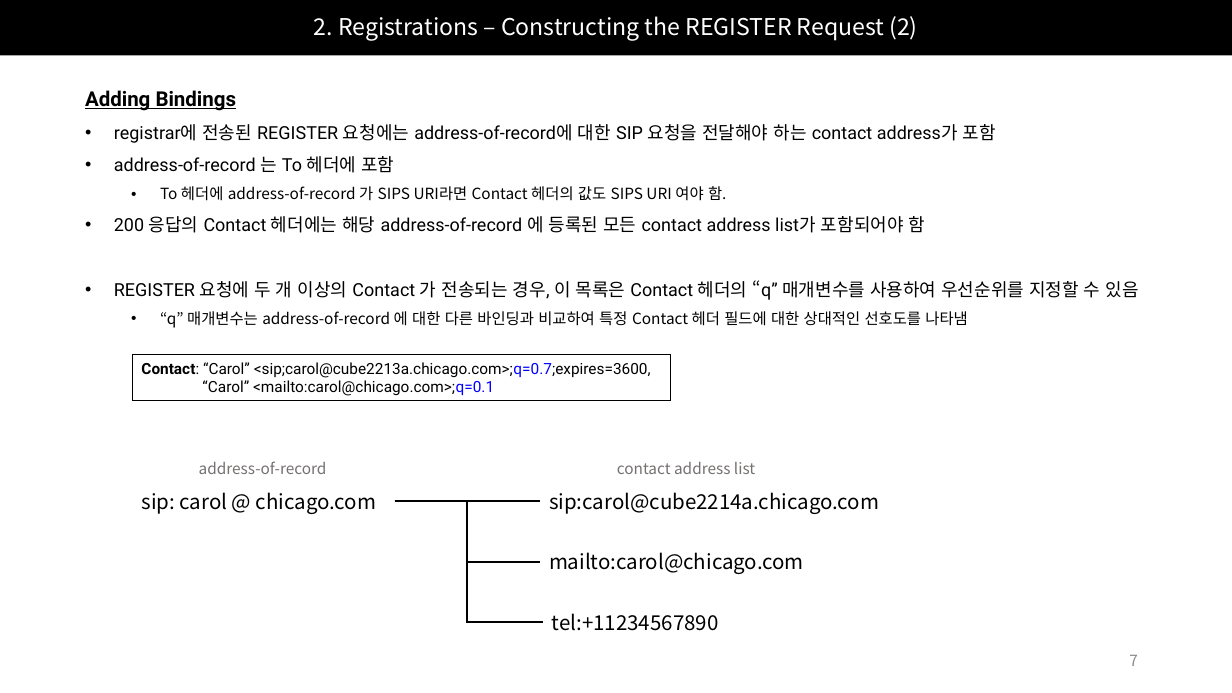
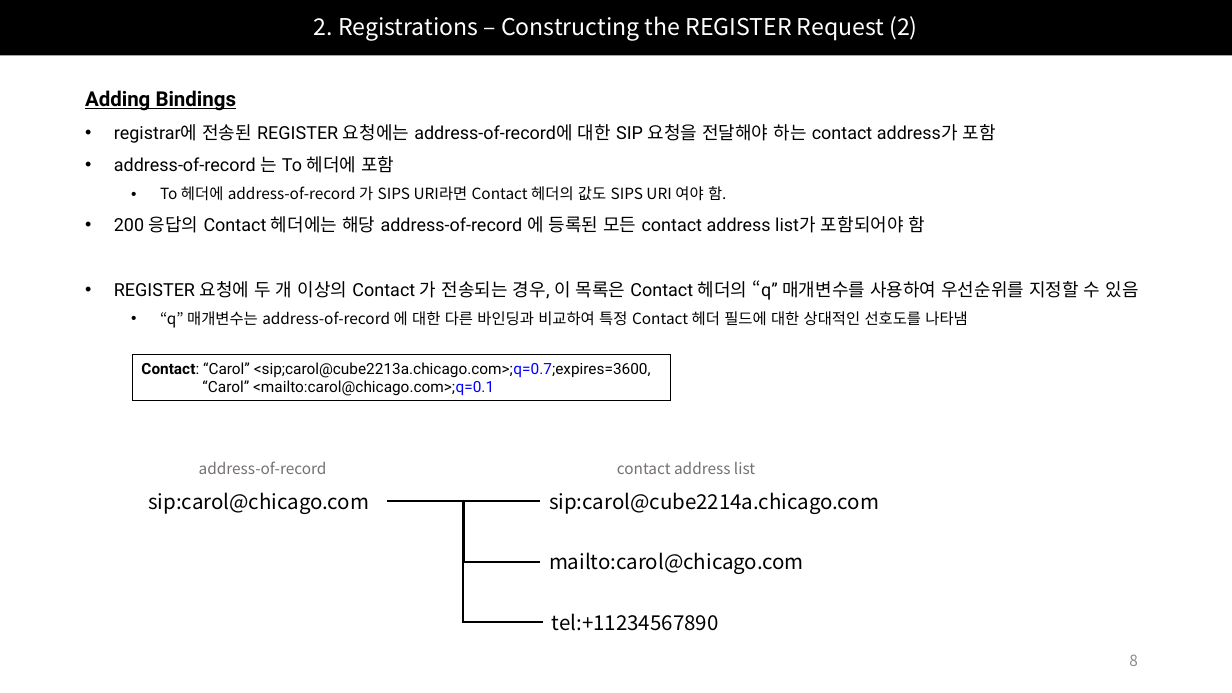
Before and after one commit to Epsilonely/SIP-Survey, a slide deck: slide 8 of 세미나 2차.pptx (slide 7 before the commit). Drawn at 1232x693 pixels with LibreOffice and Linux fonts; fonts in the diff are those of the drawing. Boxes give left, top, right and bottom in pixels: in the first picture for what was removed or moved away, otherwise in the second. Text is boxed around its words. In the diff, an @@ line names an element or a change of style, - is before the commit and + after.

```diff
--- a/세미나 2차.pptx
+++ b/세미나 2차.pptx
@@ text at (x1=148, y1=492, x2=369, y2=514): spaces changed @@
-sip: carol @ chicago.com
+sip:carol@chicago.com
@@ elbow line moved from (395, 502) - (543, 622) to (387, 502) - (543, 622) @@
@@ elbow line moved from (395, 502) - (540, 562) to (387, 502) - (540, 562) @@
@@ line moved from (395, 502) - (540, 502) to (387, 502) - (540, 502) @@
@@ page number at (x1=1129, y1=654, x2=1138, y2=666): text changed @@
-7
+8
```
Also in this commit, not shown: 6 other slides changed, 11 slides added.
